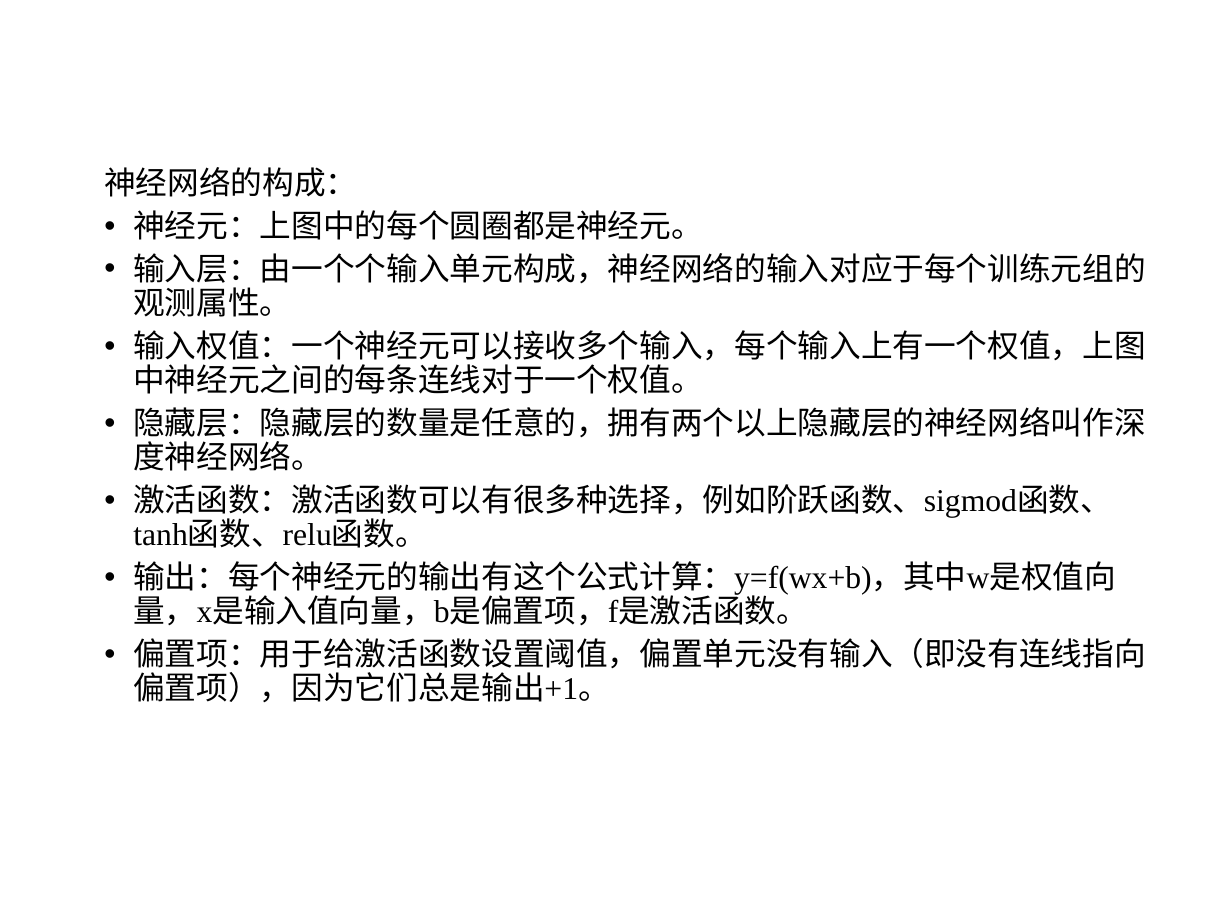
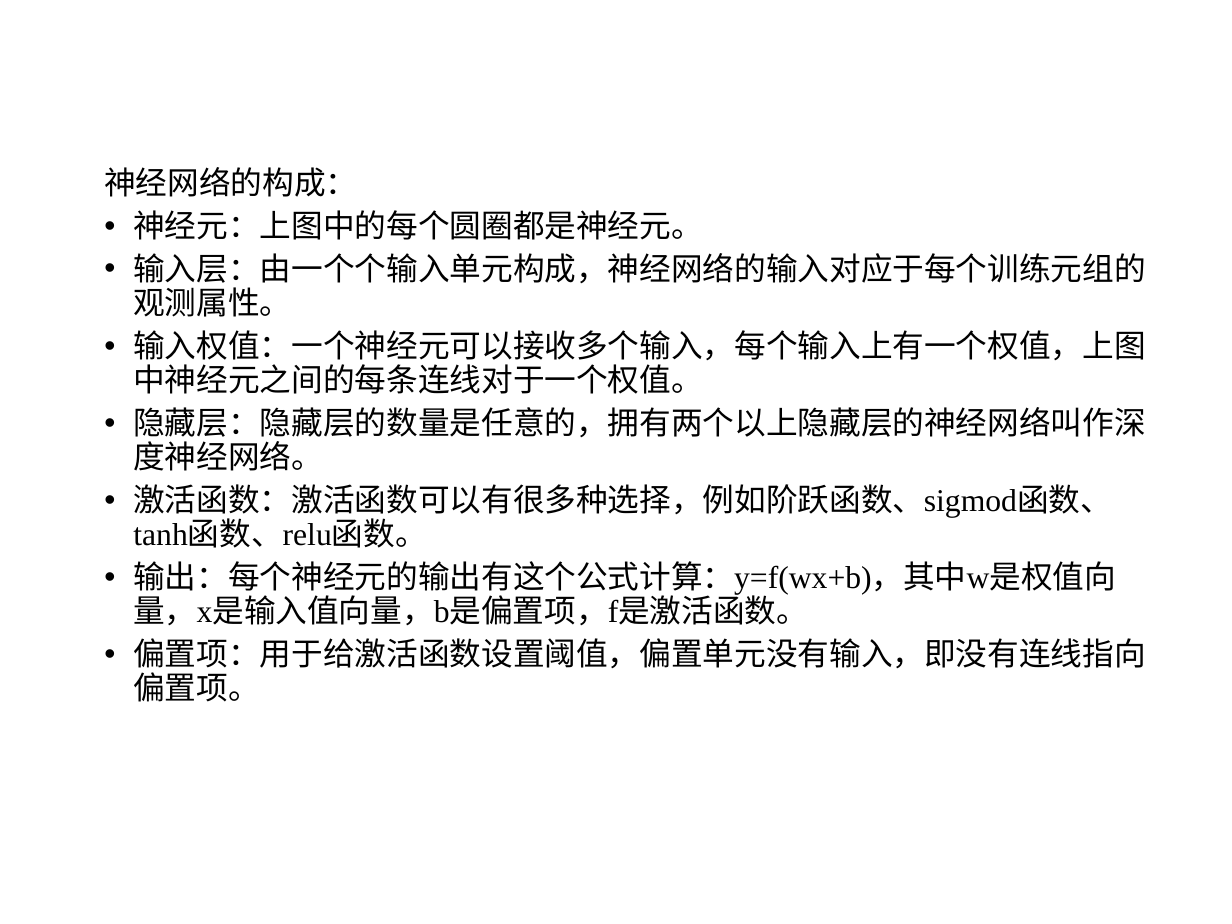
Before and after one commit to sunyisgithub/Git, a slide deck: slide 4 of 循环神经网络（Recurrent Neural Network）.ppt. Drawn at 1232x924 pixels with LibreOffice and Linux fonts; fonts in the diff are those of the drawing; background and template pictures are left out. Boxes give left, top, right and bottom in pixels: in the first picture for what was removed or moved away, otherwise in the second. Text is boxed around its words. In the diff, an @@ line names an element or a change of style, - is before the commit and + after.

```diff
--- a/循环神经网络（Recurrent Neural Network）.ppt
+++ b/循环神经网络（Recurrent Neural Network）.ppt
@@ text at <box>133,638,1145,702</box>: text changed @@
-• 偏置项：用于给激活函数设置阈值，偏置单元没有输入（即没有连线指向偏置项），因为它们总是输出+1。
+• 偏置项：用于给激活函数设置阈值，偏置单元没有输入，即没有连线指向偏置项。
```
Also in this commit, not shown: 6 other slides changed, 4 slides added, 1 slide removed.
